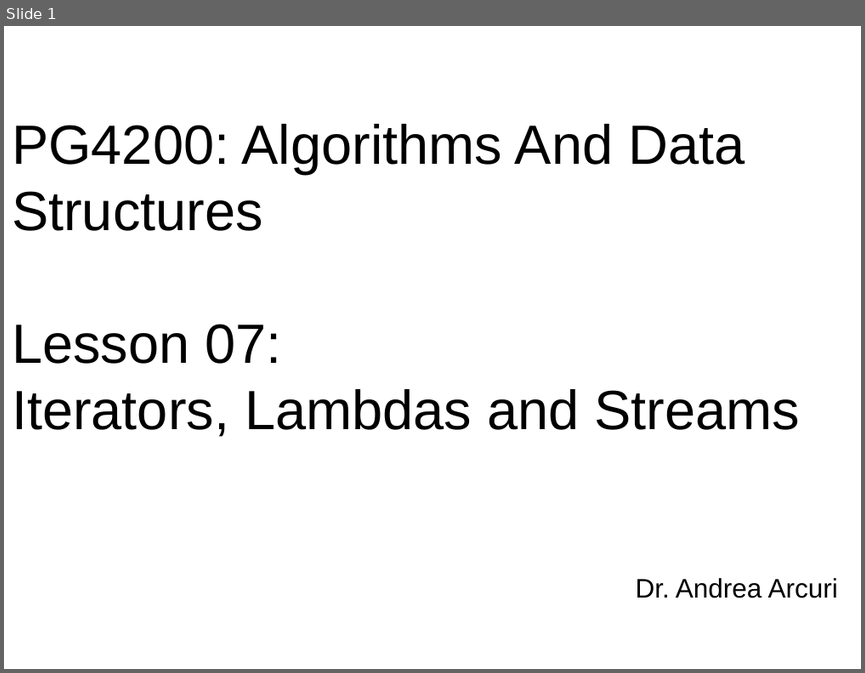
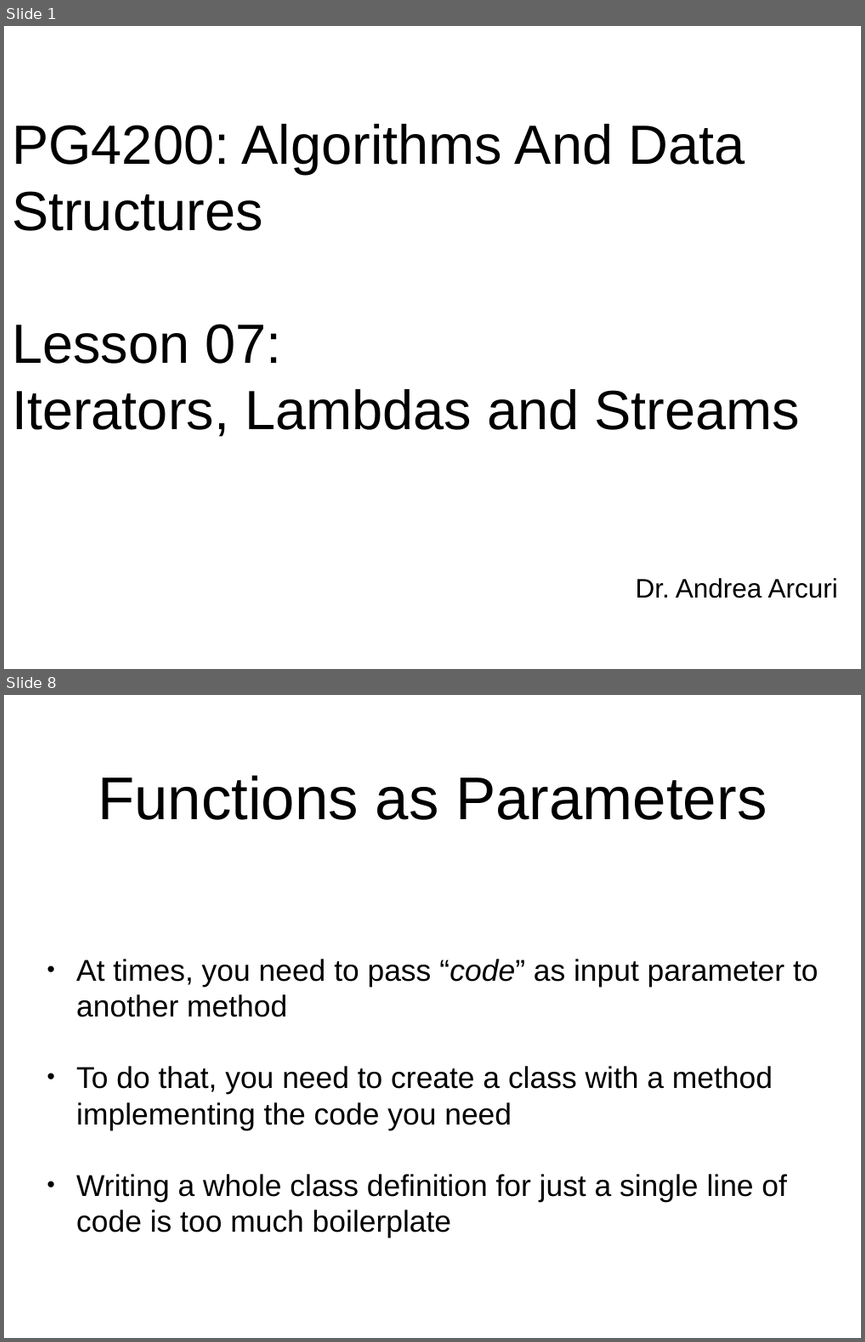
Before and after one commit to arcuri82/algorithms, a slide deck: docs/slides/07/07_streams.pptx. Shown one above the other, each under a label of ours: slide 1 before the commit, slides 1 and 8 after it; the slides between them are not shown. The pictures are 865x673 and 865x1342 pixels, drawn with LibreOffice and Linux fonts; fonts in the diff are those of the drawing. Boxes give left, top, right and bottom in pixels: in the first picture for what was removed or moved away, otherwise in the second. Text is boxed around its words. In the diff, an @@ line names an element or a change of style, - is before the commit and + after.

```diff
--- a/docs/slides/07/07_streams.pptx
+++ b/docs/slides/07/07_streams.pptx
@@ slide 8 added at (4, 695, 861, 1338), background #FFFFFF @@
@@ title added at (98, 775, 766, 820), 72 pt, text #000000 @@
+Functions as Parameters
@@ text added at (76, 959, 818, 1238), 36 pt, text #000000 @@
+• At times, you need to pass “code” as input parameter to another method
+• To do that, you need to create a class with a method implementing the code you need
+• Writing a whole class definition for just a single line of code is too much boilerplate
```
Also in this commit, not shown: 22 other slides added, 1 other file.
